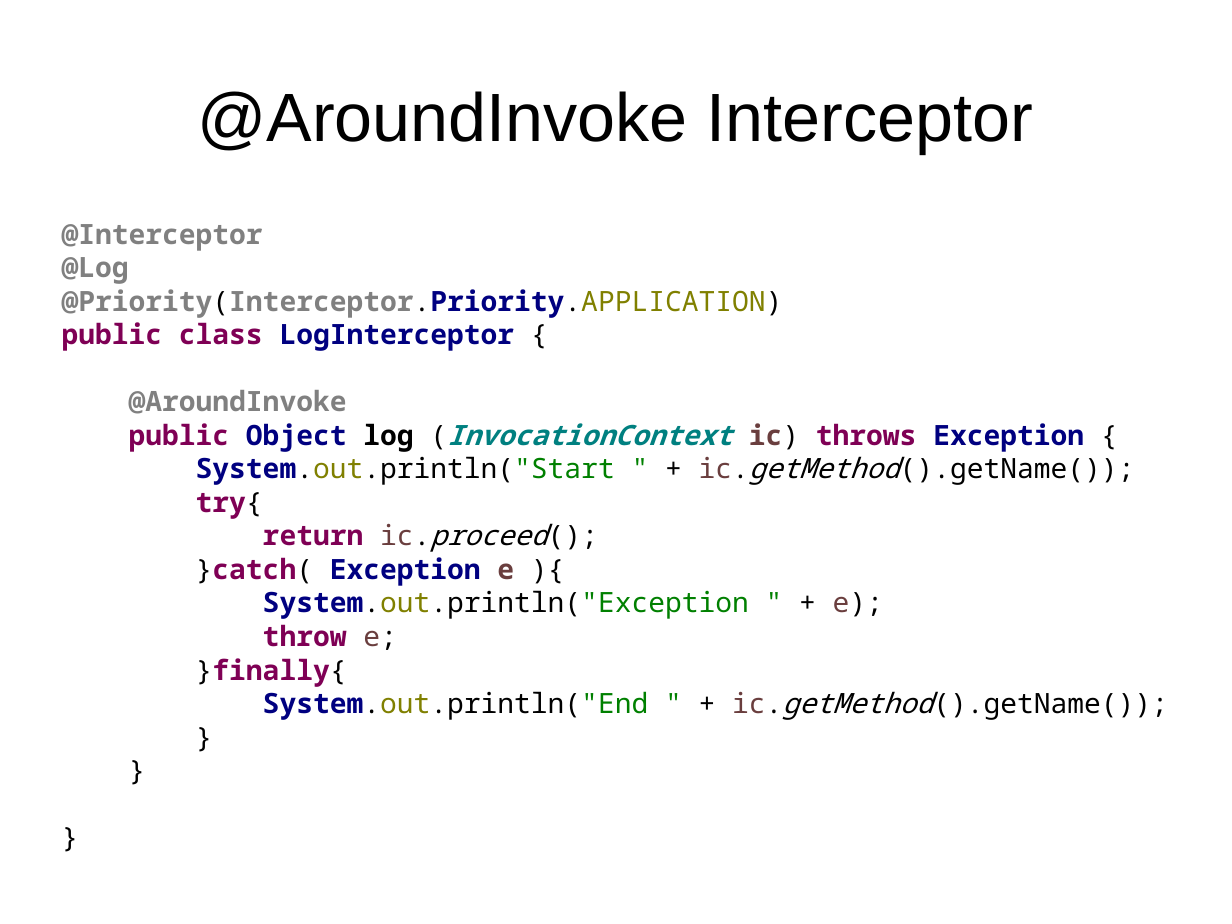
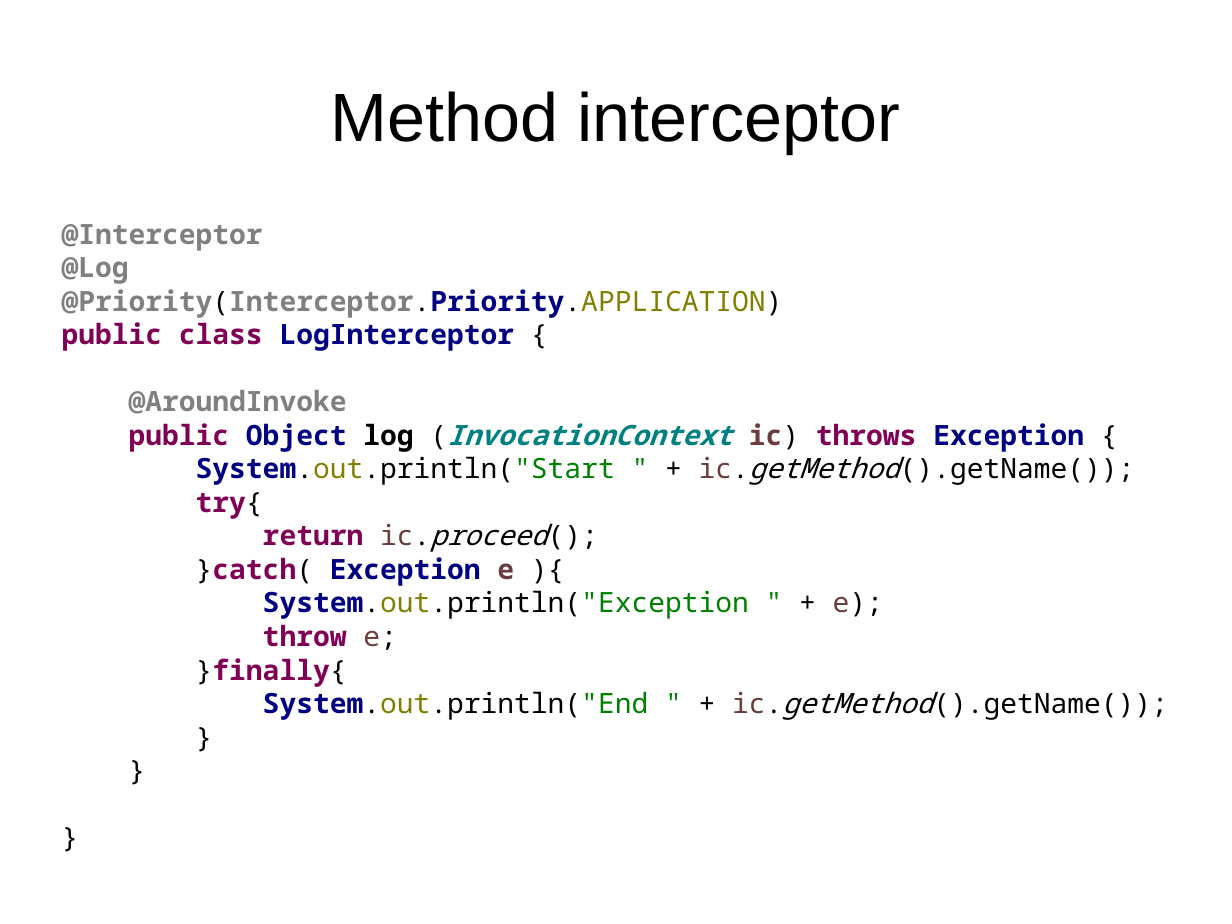
Before and after one commit to FrigoCoder/CDI, a slide deck: slide 71 of CDI.odp (slide 68 before the commit). Drawn at 1232x924 pixels with LibreOffice and Linux fonts; fonts in the diff are those of the drawing. Boxes give left, top, right and bottom in pixels: in the first picture for what was removed or moved away, otherwise in the second. Text is boxed around its words. In the diff, an @@ line names an element or a change of style, - is before the commit and + after.

```diff
--- a/CDI.odp
+++ b/CDI.odp
@@ title at (x1=331, y1=91, x2=900, y2=153): text changed @@
-@AroundInvoke Interceptor
+Method interceptor
```
Also in this commit, not shown: 2 other slides changed, 5 slides added, 6 other files.
